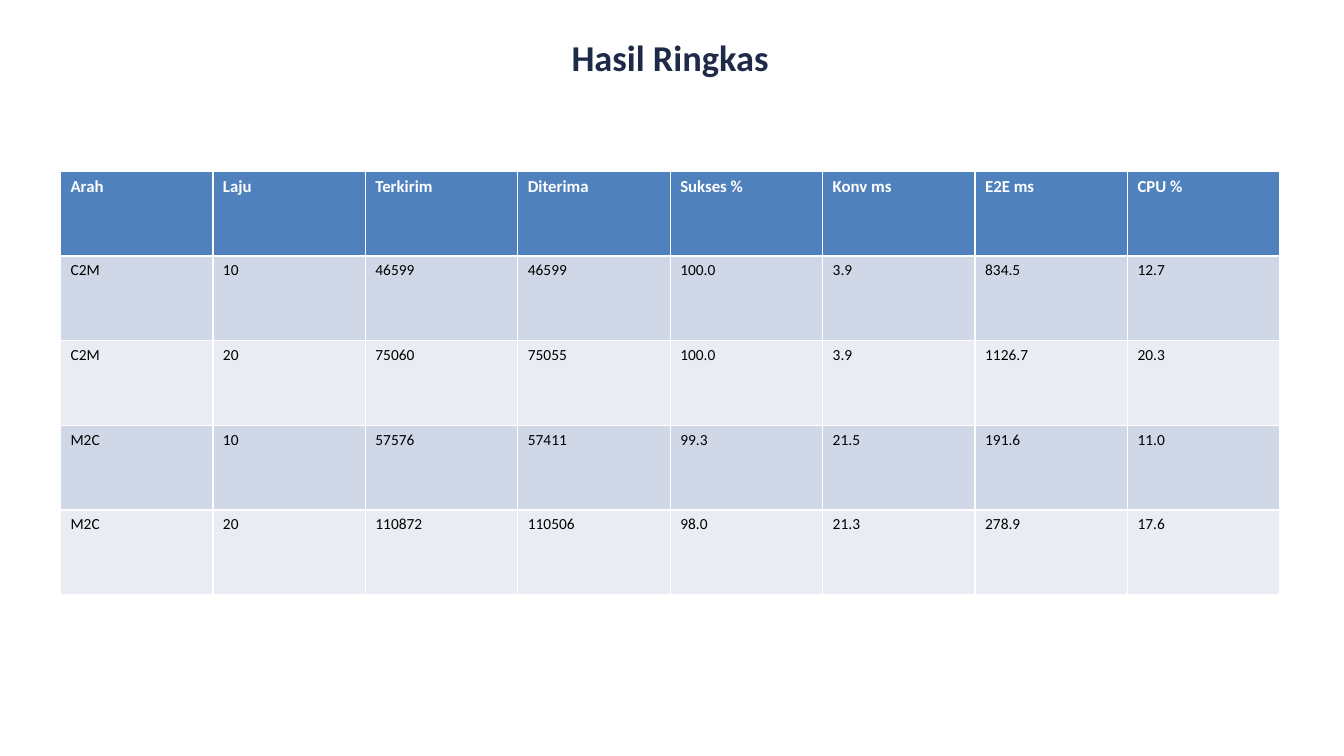
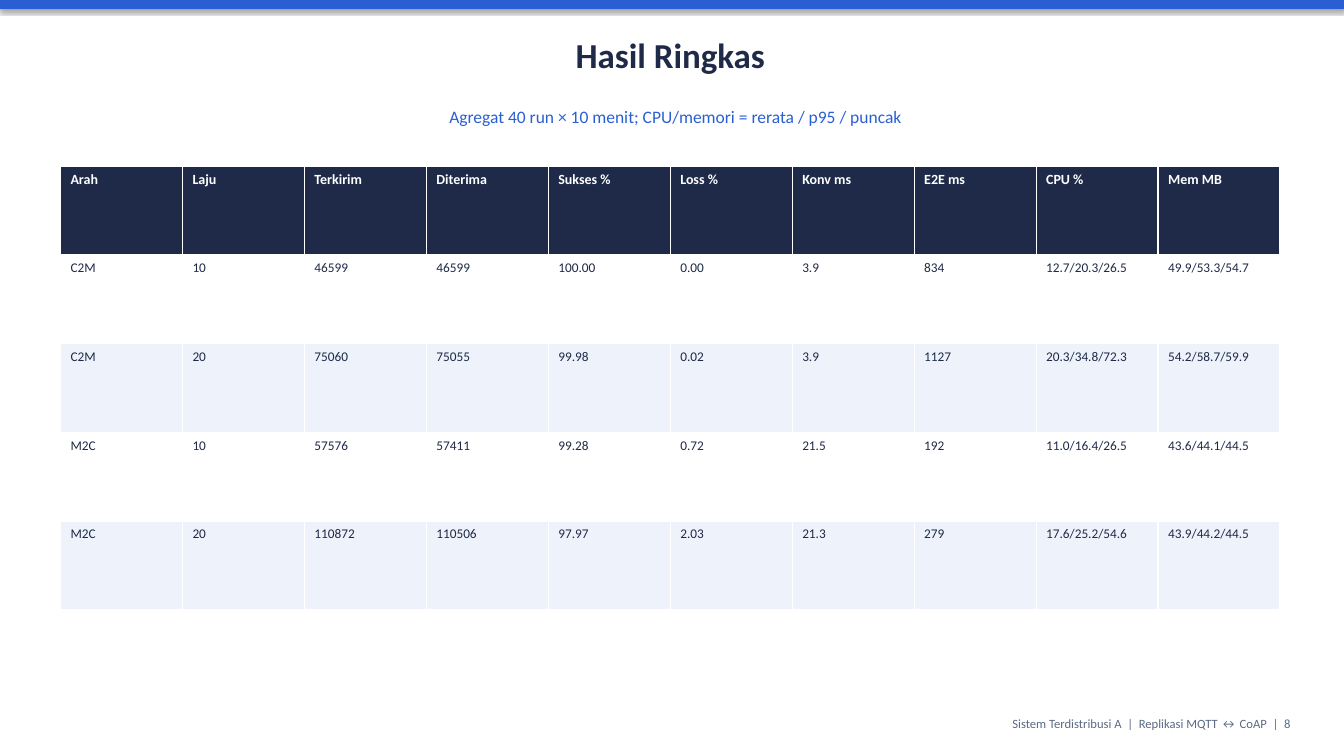
Before and after one commit to bangdhidotcom/sistem-terdistribusi-mqtt-coap, a slide deck: slide 8 of slide/Slide_Presentasi.pptx (slide 7 before the commit). Drawn at 1344x756 pixels with LibreOffice and Linux fonts; fonts in the diff are those of the drawing. Boxes give left, top, right and bottom in pixels: in the first picture for what was removed or moved away, otherwise in the second. Text is boxed around its words. In the diff, an @@ line names an element or a change of style, - is before the commit and + after.

```diff
--- a/slide/Slide_Presentasi.pptx
+++ b/slide/Slide_Presentasi.pptx
@@ rectangle added at (x1=0, y1=0, x2=1344, y2=9), fill #2A5FD4 @@
@@ text "Hasil Ringkas" at (x1=576, y1=43, x2=765, y2=74): size 26 to 25 pt @@
@@ text added at (x1=449, y1=111, x2=901, y2=126), 12.5 pt, text #2A5FD4 @@
+Agregat 40 run × 10 menit; CPU/memori = rerata / p95 / puncak
@@ table at (x1=60, y1=166, x2=1280, y2=610) @@
-column 5: Sukses % | 100.0 | 100.0 | 99.3 | 98.0
+column 5: Sukses % | 100.00 | 99.98 | 99.28 | 97.97
+column 6: Loss % | 0.00 | 0.02 | 0.72 | 2.03
-column 7: E2E ms | 834.5 | 1126.7 | 191.6 | 278.9
-column 8: CPU % | 12.7 | 20.3 | 11.0 | 17.6
+column 8: E2E ms | 834 | 1127 | 192 | 279
+column 9: CPU % | 12.7/20.3/26.5 | 20.3/34.8/72.3 | 11.0/16.4/26.5 | 17.6/25.2/54.6
+column 10: Mem MB | 49.9/53.3/54.7 | 54.2/58.7/59.9 | 43.6/44.1/44.5 | 43.9/44.2/44.5
@@ table resized from (x1=60, y1=171, x2=1278, y2=595) to (x1=60, y1=166, x2=1280, y2=610) @@
@@ text added at (x1=1012, y1=719, x2=1290, y2=730), 9 pt, text #5B6B84 @@
+Sistem Terdistribusi A | Replikasi MQTT ↔ CoAP | 8
```
Also in this commit, not shown: 8 other slides changed, 3 slides added, 1 slide removed, 29 other files.
